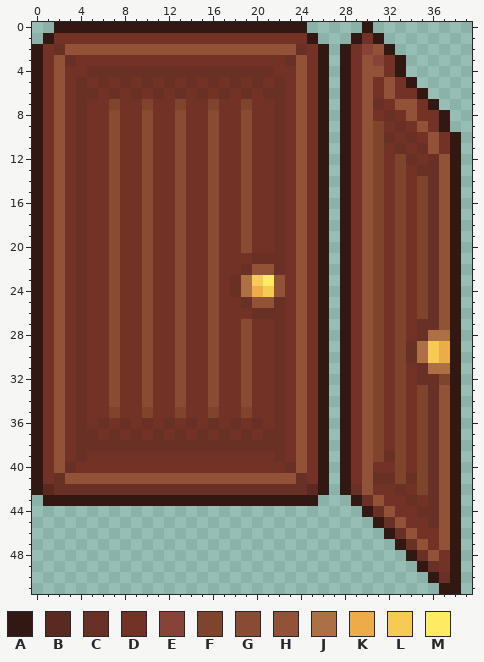
One commit to this pixel-art sprite: main_game/assets/apartment/brown_light_door_atlas.png. Above is the file before it was changed.
The file is 55x52 pixels. Colours within 5 levels of each other are drawn and written as one. Shown: x 0..39, y 0..51.
Palette (. is transparent): A #321813  B #5a2921  C #693026  D #733226  E #874337  F #7e452c  G #894b31  H #915237  J #ad7044  K #edac4a  L #f5cb53  M #ffea63
The same view after the edit:
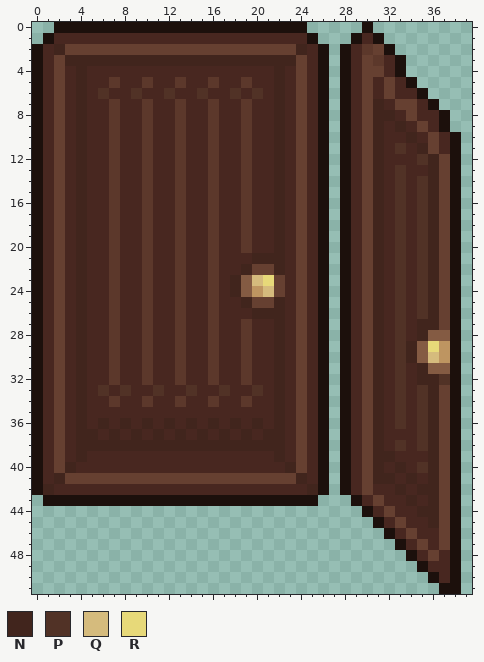
Colours new in this view: N #41251d  P #513226  Q #d5bb7d  R #e7d979
The author wrote: beachfront&basement&door update
The edit:
colour A: #321813 -> #1c100c
colour D: #733226 -> #482720
colour G: #894b31 -> #5c382b
colour H: #915237 -> #664031
colour J: #ad7044 -> #845b43
colour K: #edac4a -> #be9561
y 2: x 2 C -> N; x 24 C -> N; x 30 E -> G
y 3: x 3..23 CDDDDDDDDDDDDDDDDDDDC -> NNNNNNNNNNNNNNNNNNNNN; x 31 E -> G
y 4: x 4..22 DCCCCCCCCCCCCCCCCCD -> NDDDDDDDDDDDDDDDDDN
y 5: x 4 C -> N; x 6..8 CDC -> DGD; x 10 C -> G; x 12..14 CDC -> DGD; x 16 C -> G; x 18..20 CDC -> DGD; x 22 C -> N
y 6: x 4..7 CCDC -> NDPD; x 9 C -> P; x 11..13 CDC -> DPD; x 15 C -> P; x 17..22 CDCDCC -> DPDPDN
y 7: x 4 C -> N; x 7 F -> G; x 10 F -> G; x 13 F -> G; x 16 F -> G; x 19 F -> G; x 22 C -> N; x 31 C -> N
y 8: x 4 C -> N; x 22 C -> N; x 31..32 DC -> NN
y 9: x 4 C -> N; x 22 C -> N; x 31 F -> N; x 33 C -> N
y 10: x 4 C -> N; x 22 C -> N; x 31..32 FC -> ND; x 34 C -> N
y 11: x 4 C -> N; x 22 C -> N; x 31 F -> N; x 33 C -> P; x 35 C -> N
y 12: x 4 C -> N; x 22 C -> N; x 31 F -> N; x 33..36 FCDC -> DDPN
y 13: x 4 C -> N; x 22 C -> N; x 31 F -> N; x 33 F -> P; x 35..36 CC -> DN
y 14..20: x 4 C -> N; x 22 C -> N; x 31 F -> N; x 33 F -> P; x 35..36 FC -> PN
y 21: x 4 C -> N; x 20..22 CCC -> NNN; x 31 F -> N; x 33 F -> P; x 35..36 FC -> PN
y 22: x 4 C -> N; x 19 C -> N; x 22 C -> N; x 31 F -> N; x 33 F -> P; x 35..36 FC -> PN
y 23: x 4 C -> N; x 18 C -> N; x 20..21 LM -> QR; x 31 F -> N; x 33 F -> P; x 35..36 FC -> PN
y 24: x 4 C -> N; x 18 C -> N; x 21 L -> Q; x 31 F -> N; x 33 F -> P; x 35..36 FC -> PN
y 25: x 4 C -> N; x 19 C -> N; x 22 C -> N; x 31 F -> N; x 33 F -> P; x 35..36 FC -> PN
y 26: x 4 C -> N; x 20..22 CCC -> NNN; x 31 F -> N; x 33 F -> P; x 35..36 FC -> PN
y 27: x 4 C -> N; x 22 C -> N; x 31 F -> N; x 33 F -> P; x 35..36 CC -> NN
y 28: x 4 C -> N; x 22 C -> N; x 31 F -> N; x 33 F -> P; x 35 C -> N
y 29: x 4 C -> N; x 22 C -> N; x 31 F -> N; x 33..34 FC -> PN; x 36 L -> R
y 30: x 4 C -> N; x 22 C -> N; x 31 F -> N; x 33..34 FC -> PN; x 36 L -> Q
y 31: x 4 C -> N; x 22 C -> N; x 31 F -> N; x 33 F -> P; x 35 C -> N
y 32: x 4 C -> N; x 22 C -> N; x 31 F -> N; x 33 F -> P; x 35..37 CCF -> NNP
y 33: x 4 C -> N; x 6..8 DGD -> PDP; x 10..11 GD -> DP; x 13..14 GD -> DP; x 16..17 GD -> DP; x 19..20 GD -> DP; x 22 C -> N; x 31 F -> N; x 33 F -> P; x 35..36 FC -> PN
y 34: x 4 C -> N; x 22 C -> N; x 31 F -> N; x 33 F -> P; x 35..36 FC -> PN
y 35: x 4 C -> N; x 7 F -> D; x 10 F -> D; x 13 F -> D; x 16 F -> D; x 19 F -> D; x 22 C -> N; x 31 F -> N; x 33 F -> P; x 35..36 FC -> PN
y 36: x 4 C -> N; x 6 C -> N; x 8 C -> N; x 10 C -> N; x 12 C -> N; x 14 C -> N; x 16 C -> N; x 18 C -> N; x 20 C -> N; x 22 C -> N; x 31 F -> N; x 33 F -> P; x 35..36 FC -> PN
y 37: x 4..5 CC -> NN; x 7 C -> N; x 9 C -> N; x 11 C -> N; x 13 C -> N; x 15 C -> N; x 17 C -> N; x 19 C -> N; x 21..22 CC -> NN; x 31 F -> N; x 33 F -> D; x 35..36 FC -> PN
y 38: x 4..22 CCCCCCCCCCCCCCCCCCC -> NNNNNNNNNNNNNNNNNNN; x 31 F -> N; x 33 F -> P; x 35..36 FC -> PN
y 39: x 4 C -> N; x 22 C -> N; x 31..33 FCF -> NND; x 35..36 FC -> DN
y 40: x 3 C -> N; x 23 C -> N; x 31 D -> N; x 33 F -> N; x 35..36 FC -> PN
y 41: x 2 C -> N; x 24 C -> N; x 31..36 CCFCFC -> NNDNDN
y 42: x 1..25 BCCCCCCCCCCCCCCCCCCCCCCCB -> NDDDDDDDDDDDDDDDDDDDDDDDN; x 29 C -> D; x 33 C -> N; x 35..36 FC -> NN
y 43: x 30 C -> D; x 34 C -> N; x 36 C -> N
y 44: x 31 C -> D; x 35..36 CC -> NN
y 45: x 32 C -> D; x 36 C -> N
y 46: x 33 C -> D
y 47: x 34 C -> D
y 48: x 35 C -> D
y 49: x 36 C -> D
y 50: x 37 C -> D
Pixel boxes of the changes (left, top, right, bottom) in both pictures:
changed: (32, 22, 461, 594)
